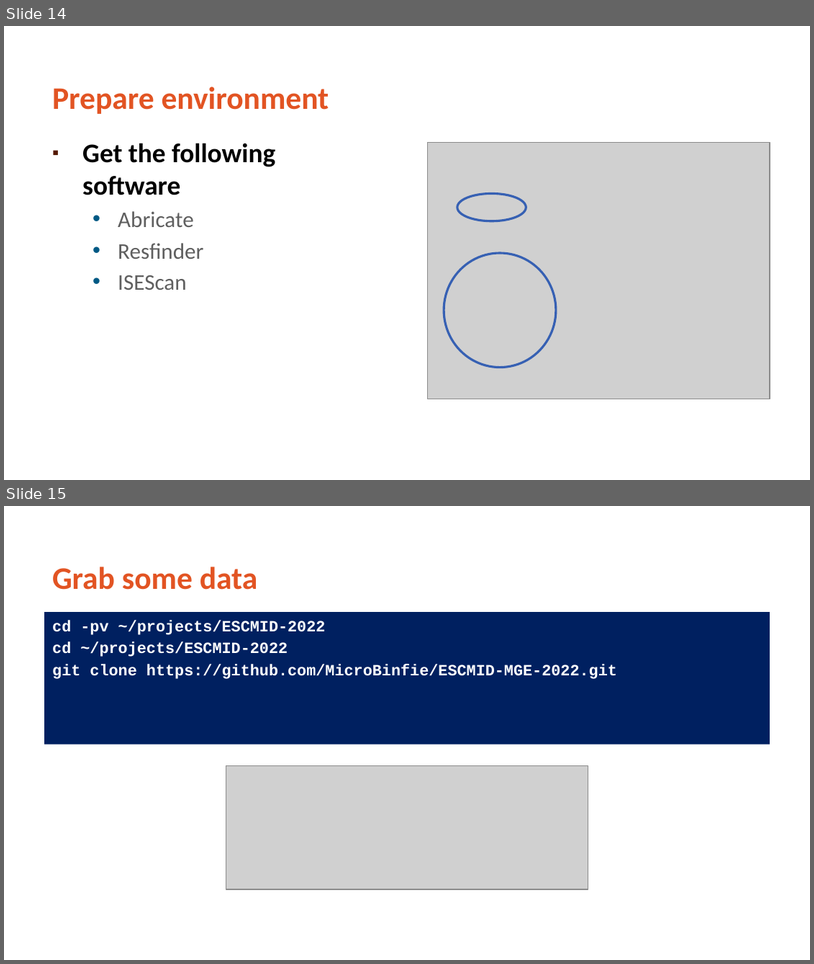
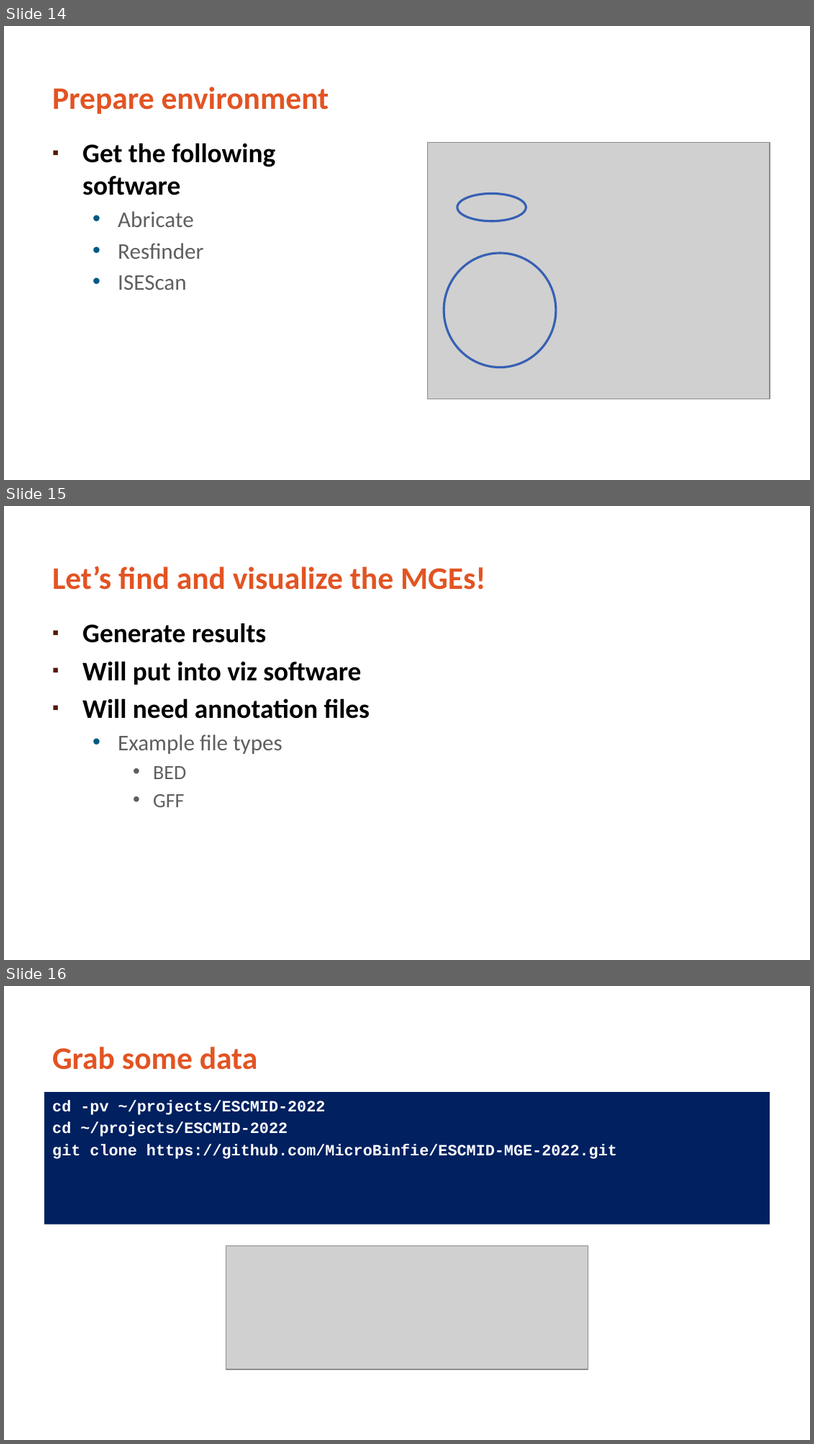
Before and after one commit to MicroBinfie/ESCMID-MGE-2022, a slide deck: slides/LeeKatz MGE tools.pptx. Shown one above the other, each under a label of ours: slides 14 and 15 before the commit, slides 14, 15 and 16 after it. The pictures are 814x964 and 814x1444 pixels, drawn with LibreOffice and Linux fonts; fonts in the diff are those of the drawing; grey boxes stand for pictures; background and template pictures are left out. Boxes give left, top, right and bottom in pixels: in the first picture for what was removed or moved away, otherwise in the second. Text is boxed around its words. In the diff, an @@ line names an element or a change of style, - is before the commit and + after.

```diff
--- a/slides/LeeKatz MGE tools.pptx
+++ b/slides/LeeKatz MGE tools.pptx
@@ slide 15 added at (x1=4, y1=506, x2=810, y2=960), background #FFFFFF @@
@@ title added at (x1=52, y1=566, x2=486, y2=590), 28 pt, text #E25423, bold @@
+Let’s find and visualize the MGEs!
@@ text added at (x1=82, y1=623, x2=370, y2=807), 24 pt, text #000000, bold @@
+▪ Generate results
+▪ Will put into viz software
+▪ Will need annotation files
+  • Example file types
+    • BED
+    • GFF
@@ what was slide 15 is now slide 16 @@
```
Also in this commit, not shown: 13 slides changed.
